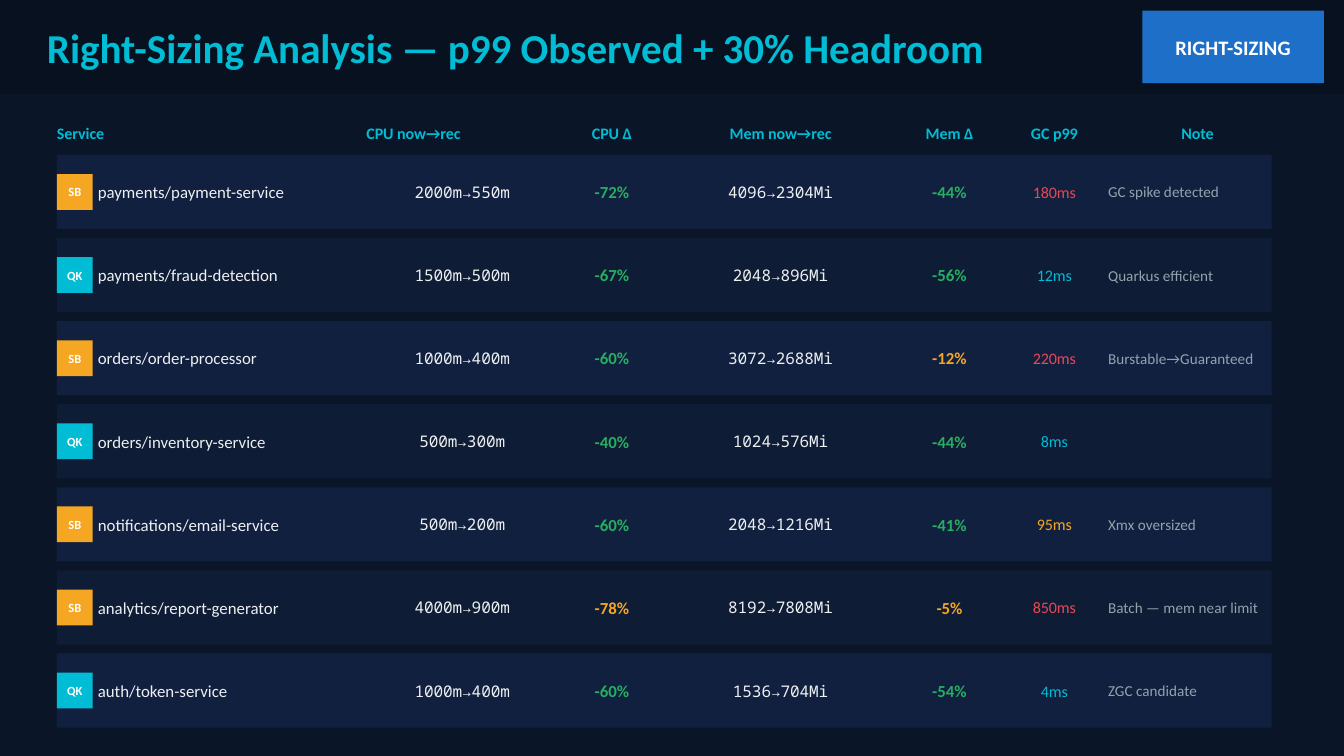
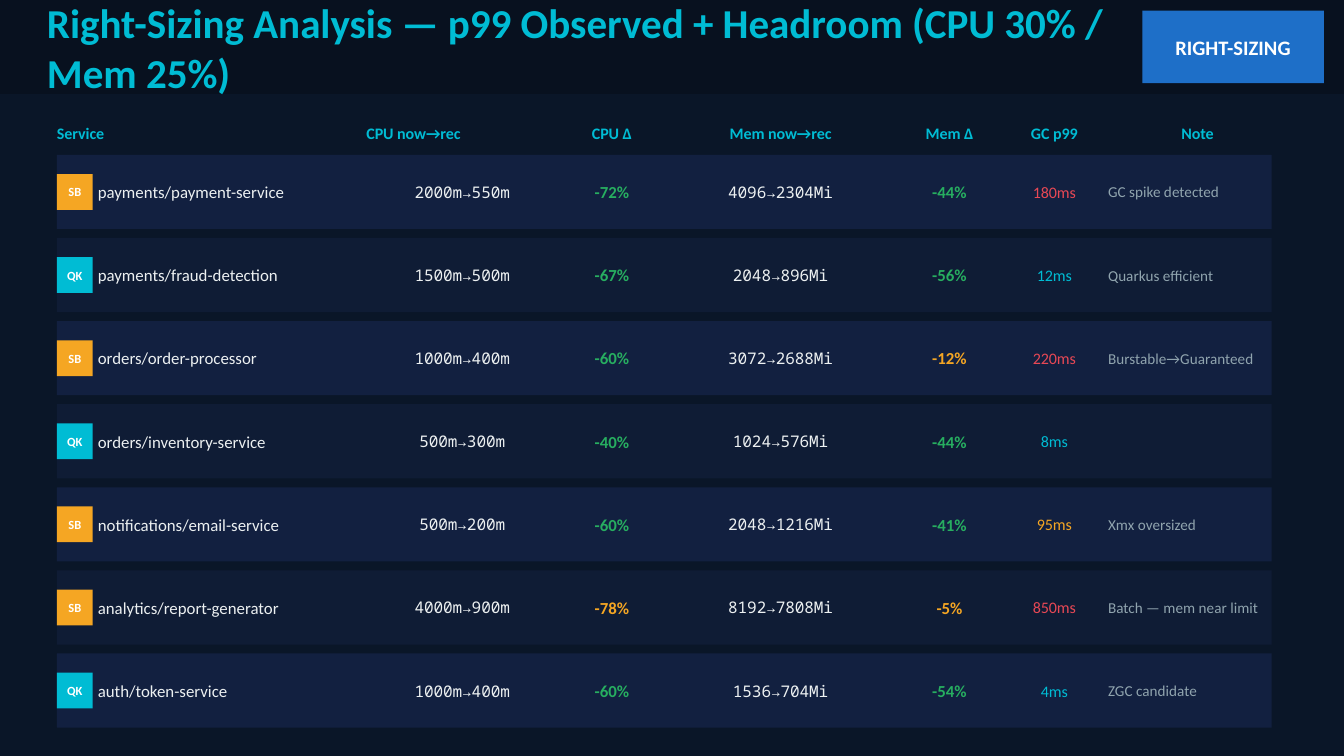
Before and after one commit to patterncatalyst/quarkus-optimization, a slide deck: slide 46 of presentation/optimizing-quarkus-on-kubernetes.pptx. Drawn at 1344x756 pixels with LibreOffice and Linux fonts; fonts in the diff are those of the drawing. Boxes give left, top, right and bottom in pixels: in the first picture for what was removed or moved away, otherwise in the second. Text is boxed around its words. In the diff, an @@ line names an element or a change of style, - is before the commit and + after.

```diff
--- a/presentation/optimizing-quarkus-on-kubernetes.pptx
+++ b/presentation/optimizing-quarkus-on-kubernetes.pptx
@@ text at (x1=47, y1=8, x2=1075, y2=94): text changed @@
-Right-Sizing Analysis — p99 Observed + 30% Headroom
+Right-Sizing Analysis — p99 Observed + Headroom (CPU 30% / Mem 25%)
```
Also in this commit, not shown: 40 other slides changed, 2 other files.
